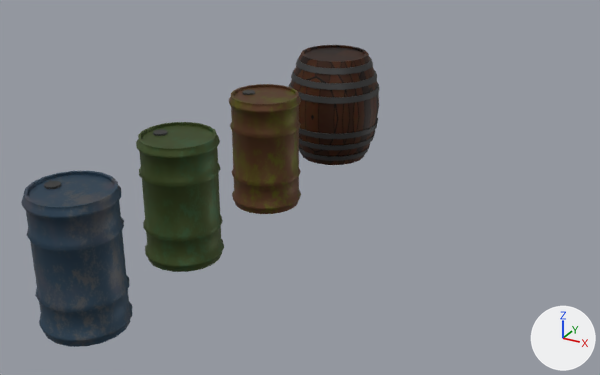
A saved change to the FBX model Assets/Scenes/Ali/Materials/barrel.fbx.
The view is the same before and after, from a 50 mm camera at (3.39, -6.84, 2.98) aimed at (0.48, -1.56, 0.33). The axes (+X, +Y, +Z) are drawn at lower right. The lights are the same throughout. Where no turn or scale is listed for an object, it has been applied to the vertices.

The scene before the commit, as lines of its bpy script (objects in view):
```python
me_cylinder_001 = bpy.data.meshes.new('Cylinder.001')
me_cylinder_001.from_pydata(...)  # 396 vertices, 363 faces; spans x -0.291..0.291, y -0.295..0.295, z 0.002..0.955
me_cylinder_001.materials.append(mat_material)  # picture img_barrel_color_png
me_cylinder_002 = bpy.data.meshes.new('Cylinder.002')
me_cylinder_002.from_pydata(...)  # 558 vertices, 542 faces; spans x -0.429..0.429, y -0.436..0.436, z 0.005..1.008
me_cylinder_002.materials.append(mat_material)  # picture img_barrel_color_png
me_cylinder_004 = bpy.data.meshes.new('Cylinder.004')
me_cylinder_004.from_pydata(...)  # 396 vertices, 363 faces; spans x -0.291..0.291, y -0.295..0.295, z 0.002..0.955
me_cylinder_004.materials.append(mat_material)  # picture img_barrel_color_png
me_cylinder_005 = bpy.data.meshes.new('Cylinder.005')
me_cylinder_005.from_pydata(...)  # 396 vertices, 363 faces; spans x -0.291..0.291, y -0.295..0.295, z 0.002..0.955
me_cylinder_005.materials.append(mat_material)  # picture img_barrel_color_png
ob_barrel_1 = bpy.data.objects.new('Barrel_1', me_cylinder_001)
ob_barrel_1.location = (0.0, -1.27, 0.0)
ob_barrel_1_001 = bpy.data.objects.new('Barrel_1.001', me_cylinder_004)
ob_barrel_1_001.location = (-0.04, -2.399, 0.0)
ob_barrel_1_002 = bpy.data.objects.new('Barrel_1.002', me_cylinder_005)
ob_barrel_1_002.location = (-0.04, -3.469, 0.0)
ob_barrel_3 = bpy.data.objects.new('Barrel_3', me_cylinder_002)
ob_barrel_3.location = (0.0, -0.006, 0.0)
```
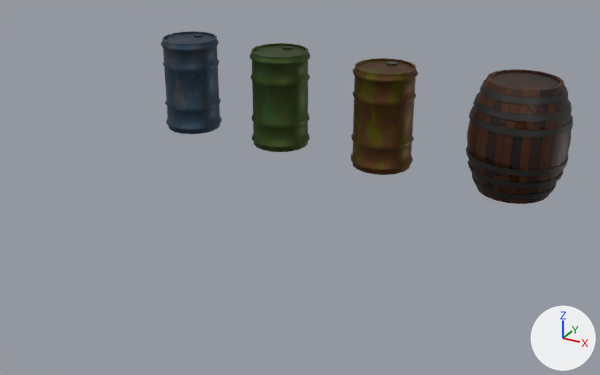
Where the newer file only moved an object's origin or applied its transform, the numbers keep the older frame.

The change, as a list of edits to the scene's bpy script:
```text
Add img_barrel_metalic_png:
    img_barrel_metalic_png = load_image('Barrel_metalic.png', 'Barrel_metalic.png', 512, 512, 'Non-Color')
Add mat_barrel:
    mat_barrel = bpy.data.materials.new('Barrel')
    # uses the picture img_barrel_color_png
    # uses the picture img_barrel_metalic_png
Change me_cylinder_001:
    where me_cylinder_001.from_pydata(...)  # 396 vertices, 363 faces; spans x -0.291..0.291, y -0.295..0.295, z 0.002..0.955
    used by ob_barrel_1; location = (0.0, -1.27, 0.0)
    me_cylinder_001 part 1: the whole mesh is turned -90 degrees about the z axis through its middle, then moved by (0.523, 1.249, 0.0)
Change me_cylinder_002:
    used by ob_barrel_3; location = (0.0, -0.006, 0.0)
    remove me_cylinder_002.from_pydata(...)  # 558 vertices, 542 faces; spans x -0.429..0.429, y -0.436..0.436, z 0.005..1.008
    remove me_cylinder_002.materials.append(mat_material)  # picture img_barrel_color_png
    add me_cylinder_002.from_pydata(...)  # 396 vertices, 363 faces; spans x -0.295..0.295, y 0.002..0.955, z -0.291..0.291
    me_cylinder_002 part 2: 558 vertices removed from x -0.429..0.429, y -0.436..0.436, z 0.005..1.008; 396 vertices added at x -0.295..0.295, y 0.002..0.955, z -0.291..0.291
    me_cylinder_002 part 3: the surface is now shaded smooth
    add me_cylinder_002.materials.append(mat_barrel)
Add me_cylinder_004_1:
    me_cylinder_004_1.from_pydata(...)  # 396 vertices, 363 faces; spans x -0.295..0.295, y -0.291..0.291, z 0.002..0.955
    me_cylinder_004_1.materials.append(mat_barrel)
Add me_cylinder_002_1:
    me_cylinder_002_1.from_pydata(...)  # 558 vertices, 542 faces; spans x -0.436..0.436, y -0.429..0.429, z 0.005..1.008
    me_cylinder_002_1.materials.append(mat_barrel)
Remove ob_barrel_1_002:
    ob_barrel_1_002 = bpy.data.objects.new('Barrel_1.002', me_cylinder_005)
    ob_barrel_1_002.location = (-0.04, -3.469, 0.0)
Remove ob_barrel_1_001:
    ob_barrel_1_001 = bpy.data.objects.new('Barrel_1.001', me_cylinder_004)
    ob_barrel_1_001.location = (-0.04, -2.399, 0.0)
Change ob_barrel_3:
    ob_barrel_3.location: (0.0, -0.006, 0.0) -> (-1.675, 0.019, 0.0)
    ob_barrel_3.rotation_euler: (0.0, 0.0, 0.0) -> (1.571, 0.0, 0.0)  # degrees (0, 0, 0) -> degrees (90, 0, 0)
Add ob_barrel_2:
    ob_barrel_2 = bpy.data.objects.new('Barrel_2', me_cylinder_004_1)
    ob_barrel_2.location = (-0.605, 0.019, 0.0)
Add ob_barrel_4:
    ob_barrel_4 = bpy.data.objects.new('Barrel_4', me_cylinder_002_1)
    ob_barrel_4.location = (1.787, -0.022, 0.0)
```

Pixel boxes [x1, y1, x2, y2] of what changed, in the pictures (600 x 375 px; the box of a moved part takes in the faces that stretch with it):
'Barrel_1.002', deleted (blue): before [21, 171, 132, 347]
'Barrel_1', mesh turned: before [229, 84, 301, 214]; after [351, 58, 418, 175]
'Barrel_3', reshaped, moved, turned: before [289, 45, 380, 165]; after [161, 31, 222, 134]
'Barrel_4', added: after [466, 69, 573, 204]
'Barrel_1.001', deleted (green): before [136, 122, 224, 272]
'Barrel_2', added: after [250, 43, 310, 152]
part 2 of me_cylinder_002, moved or reshaped: before [289, 45, 380, 165]; after [161, 31, 222, 134]
